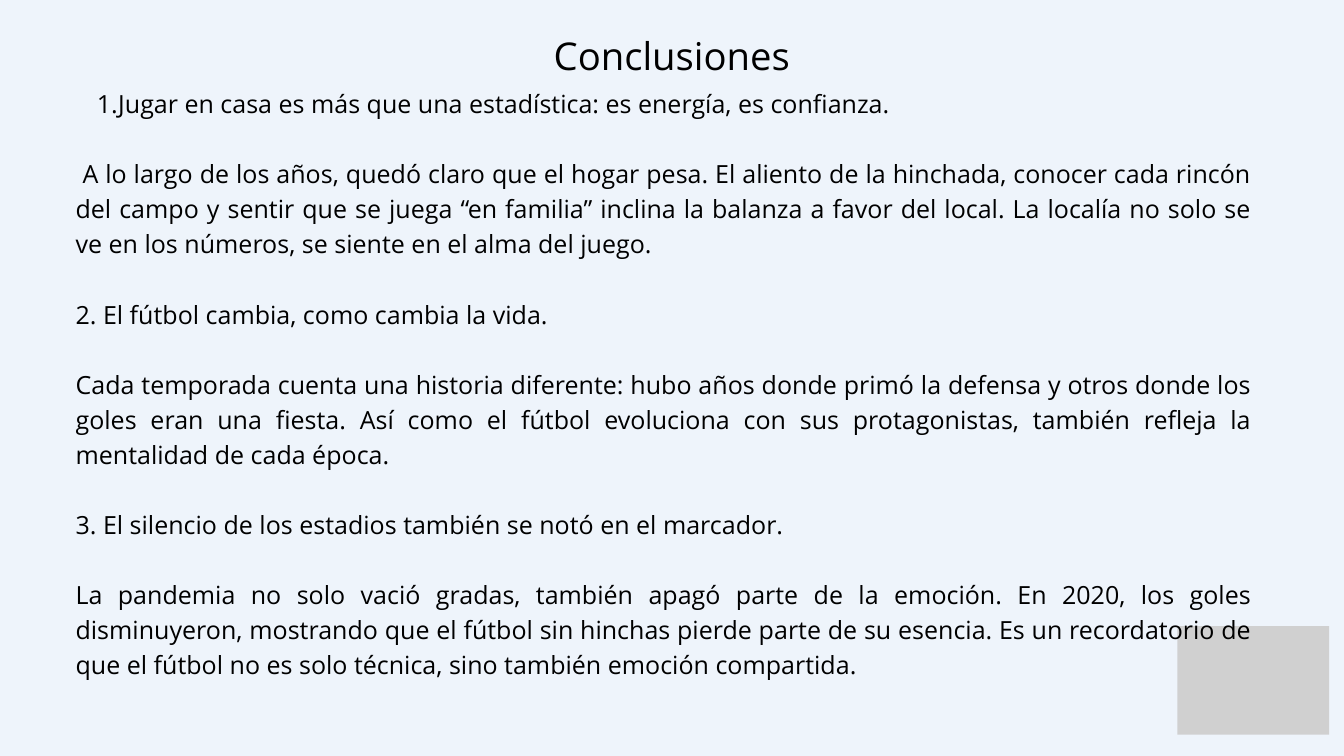
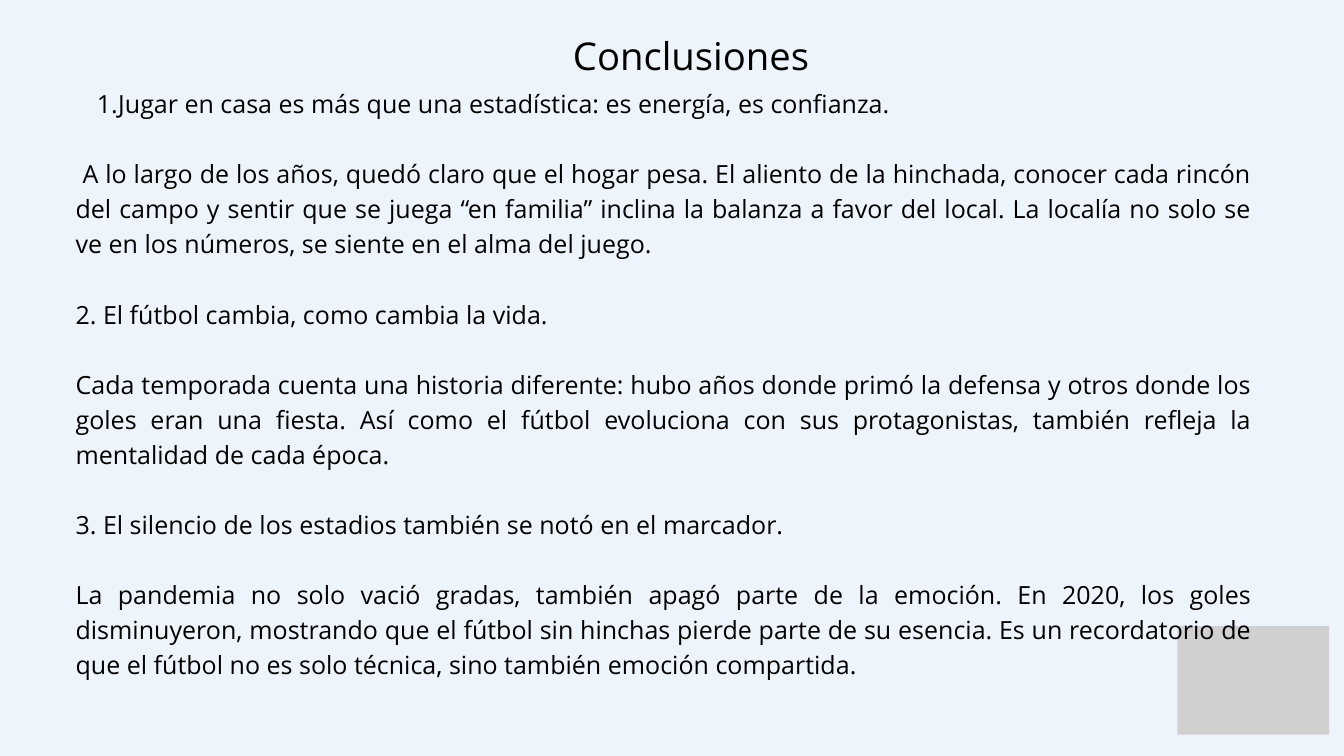
Before and after one commit to DiegoLoy0/TalentoTech, a slide deck: slide 16 of GRUPO 1.pptx. Drawn at 1344x756 pixels with LibreOffice and Linux fonts; fonts in the diff are those of the drawing; grey boxes stand for pictures. Boxes give left, top, right and bottom in pixels: in the first picture for what was removed or moved away, otherwise in the second. Text is boxed around its words. In the diff, an @@ line names an element or a change of style, - is before the commit and + after.

```diff
--- a/GRUPO 1.pptx
+++ b/GRUPO 1.pptx
@@ text "Conclusiones" moved from (x1=554, y1=41, x2=790, y2=71) to (x1=573, y1=41, x2=809, y2=71) @@
```
Also in this commit, not shown: 4 other files.
